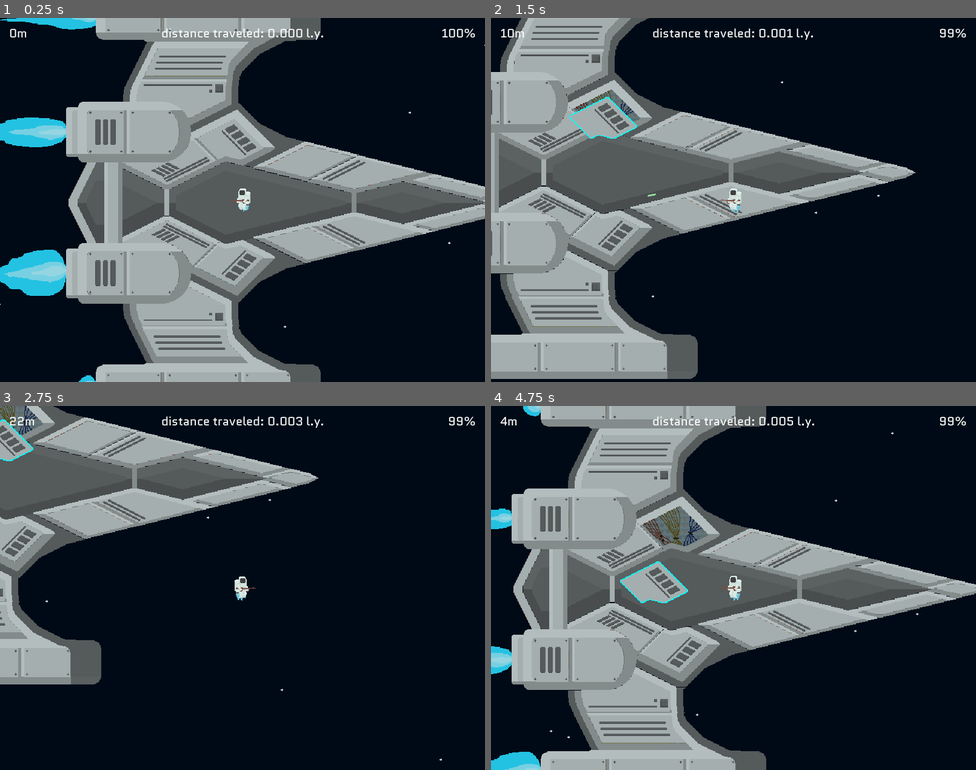
Above: before the commit, frames 1-4 (two rows, left to right).
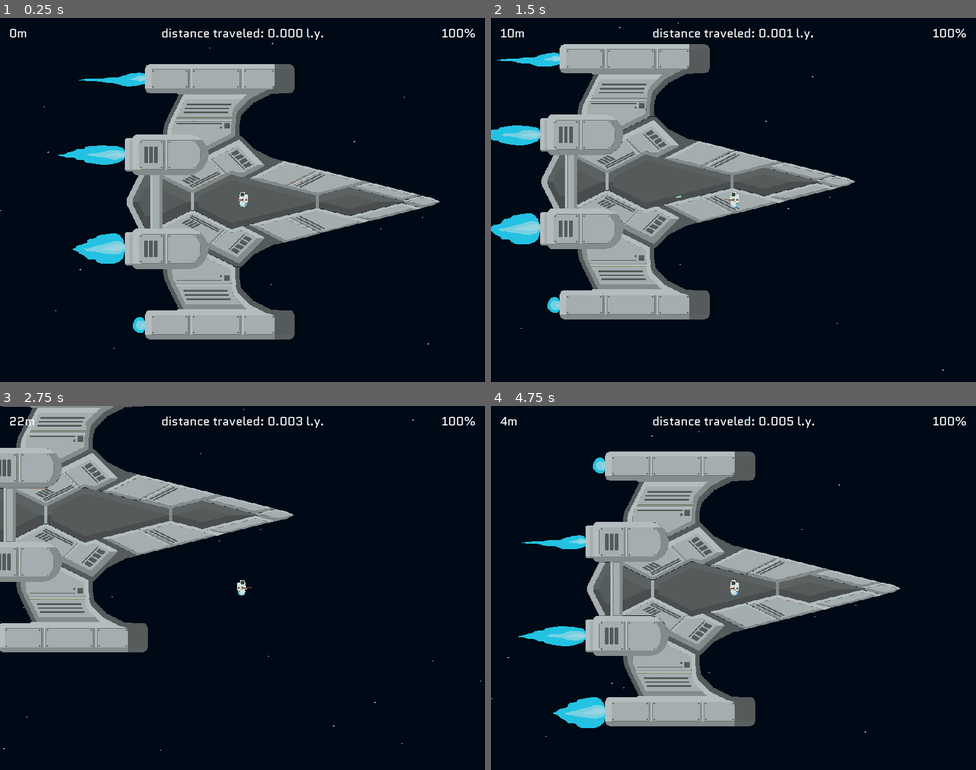
Above: after the commit, the same moments.

Repository: AlexTheRegent/endless-jam-2022
Game: Godot game, scene res://scenes/game.tscn
Same seed, same stepped clock (60 frames per second), same inputs: the game is played once before the commit and once after it.
Inputs (mouse positions are in pixels of both pictures, inside the frame that each line leads up to):
- Up to frame 1 (0.25 s): no input
- Up to frame 2 (1.5 s): tap Enter at 0.5 s; move the mouse to (840, 181) at 0.52 s; hold D (move_right) 0.53-1.28 s; tap E (use) at 0.6 s; move the mouse to (636, 218) at 1.27 s; hold S (move_down) from 1.28 s (still down); click (636, 218) at 1.35 s
- Up to frame 3 (2.75 s): tap E (use) at 1.55, 2.1 s; move the mouse to (291, 507) at 2.02 s; release S (move_down) at 2.03 s; hold D (move_right) from 2.03 s (still down)
- Up to frame 4 (4.75 s): move the mouse to (709, 660) at 2.77 s; release D (move_right) at 2.78 s; hold W (move_up) 2.78-3.53 s; tap E (use) at 2.85, 3.8, 4.35 s; move the mouse to (879, 642) at 3.52 s; hold A (move_left) from 3.53 s (still down); click (879, 642) at 3.6 s; move the mouse to (588, 533) at 4.27 s

The runs differ from the first frame. In frame 1, 39% of the frame differs, in the area x 0-100%, y 0-100%; in frame 2, 36%; in frame 3, 24%; in frame 4, 41%.

Commit message:
Fixed asteroids can spawn in ship

Diff:
--- a/prefabs/player.gd
+++ b/prefabs/player.gd
@@ -40,7 +40,7 @@
 		return
 
 	var bullet := BULLET.instance() as Node2D
-	get_node("/root/game/asteroids").add_child(bullet)
+	get_node("/root/game/bullets").add_child(bullet)
 
 	# bullet.global_rotation = atan(($weapon_end.global_position.y - get_global_mouse_position().y) / $weapon_end.global_position.x - get_global_mouse_position().x) # $weapon_end.global_position.angle_to(get_global_mouse_position()) - PI/4
 	# prints($weapon_end.global_position, get_global_mouse_position())
--- a/prefabs/player.tscn
+++ b/prefabs/player.tscn
@@ -52,7 +52,7 @@
 
 [node name="camera_2d" type="Camera2D" parent="."]
 current = true
-zoom = Vector2( 0.5, 0.5 )
+zoom = Vector2( 0.75, 0.75 )
 
 [node name="ray_cast_2d" type="RayCast2D" parent="."]
 cast_to = Vector2( 30, 0 )
@@ -62,6 +62,7 @@
 
 [node name="animated_sprite" type="AnimatedSprite" parent="."]
 frames = SubResource( 9 )
+frame = 6
 playing = true
 
 [node name="collision_shape_2d" type="CollisionShape2D" parent="."]
--- a/prefabs/ship_parts.gd
+++ b/prefabs/ship_parts.gd
@@ -79,6 +79,8 @@
 	if body.get_parent().name != "asteroids":
 		return
 
+	print(body)
+
 	_tail.disconnect("body_entered", self, "_on_body_entered")
 	emit_signal("damaged")
 	body.queue_free()
--- a/scenes/game.gd
+++ b/scenes/game.gd
@@ -36,26 +36,27 @@
 		spawn_star(gpos, randf() * (STAR_SPEED_MAX - STAR_SPEED_MIN) + STAR_SPEED_MIN)
 
 
-func _unhandled_input(event: InputEvent) -> void:
-	if event is InputEventKey:
-		if event.pressed and event.echo == false:
-			if event.scancode == KEY_LEFT:
-				spawn_asteroid(get_global_mouse_position(), Vector2.LEFT)
-			elif event.scancode == KEY_RIGHT:
-				spawn_asteroid(get_global_mouse_position(), Vector2.RIGHT)
-			elif event.scancode == KEY_UP:
-				spawn_asteroid(get_global_mouse_position(), Vector2.UP)
-			elif event.scancode == KEY_DOWN:
-				spawn_asteroid(get_global_mouse_position(), Vector2.DOWN)
+# func _unhandled_input(event: InputEvent) -> void:
+# 	if event is InputEventKey:
+# 		if event.pressed and event.echo == false:
+# 			if event.scancode == KEY_LEFT:
+# 				spawn_asteroid(get_global_mouse_position(), Vector2.LEFT)
+# 			elif event.scancode == KEY_RIGHT:
+# 				spawn_asteroid(get_global_mouse_position(), Vector2.RIGHT)
+# 			elif event.scancode == KEY_UP:
+# 				spawn_asteroid(get_global_mouse_position(), Vector2.UP)
+# 			elif event.scancode == KEY_DOWN:
+# 				spawn_asteroid(get_global_mouse_position(), Vector2.DOWN)
 
 
 func spawn_asteroid(position: Vector2, direction: Vector2, asteroid_size := "big", speed := 200.0) -> void:
 	var asteroid := load("res://prefabs/asteroid_%s_0%.0f.tscn" % [asteroid_size, rand_range(1, 4)]).instance() as Node2D
+	asteroid.direction = direction
+	asteroid.position = position
+	asteroid.speed = speed
+
 	$asteroids.add_child(asteroid)
 
-	asteroid.global_position = position
-	asteroid.direction = direction
-	asteroid.speed = speed
 
 
 func spawn_star(position: Vector2, speed := 50.0) -> void:
--- a/scenes/game.tscn
+++ b/scenes/game.tscn
@@ -16,6 +16,8 @@
 
 [node name="asteroids" type="Node2D" parent="."]
 
+[node name="bullets" type="Node2D" parent="."]
+
 [node name="player" parent="." instance=ExtResource( 1 )]
 
 [node name="ui" parent="." instance=ExtResource( 4 )]
